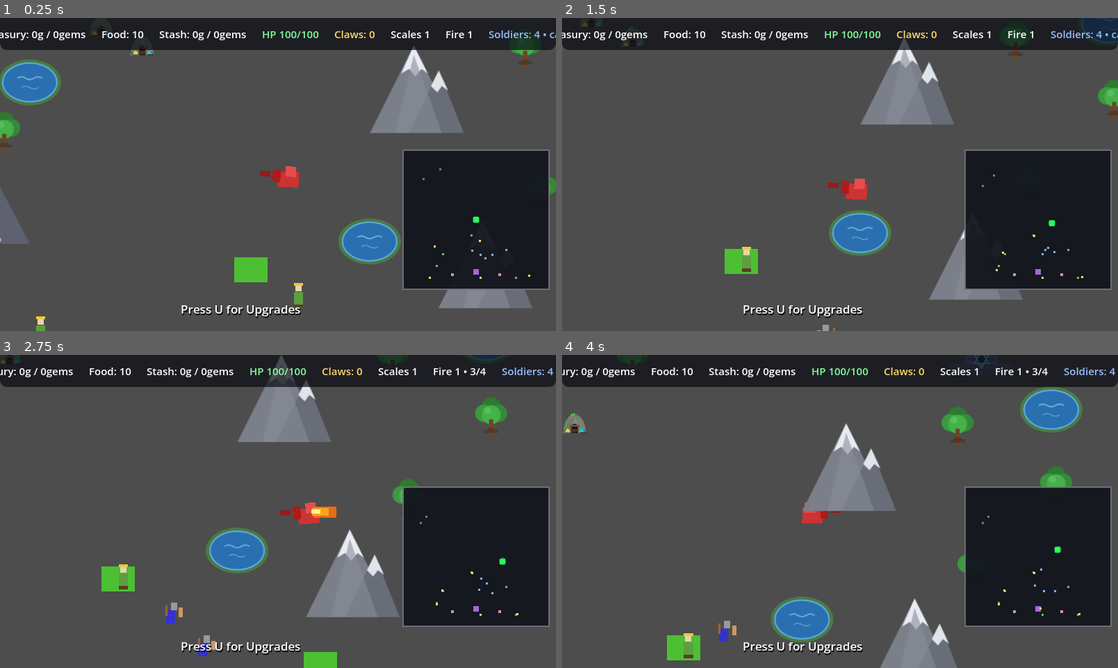
Above: before the commit, frames 1-4 (two rows, left to right).
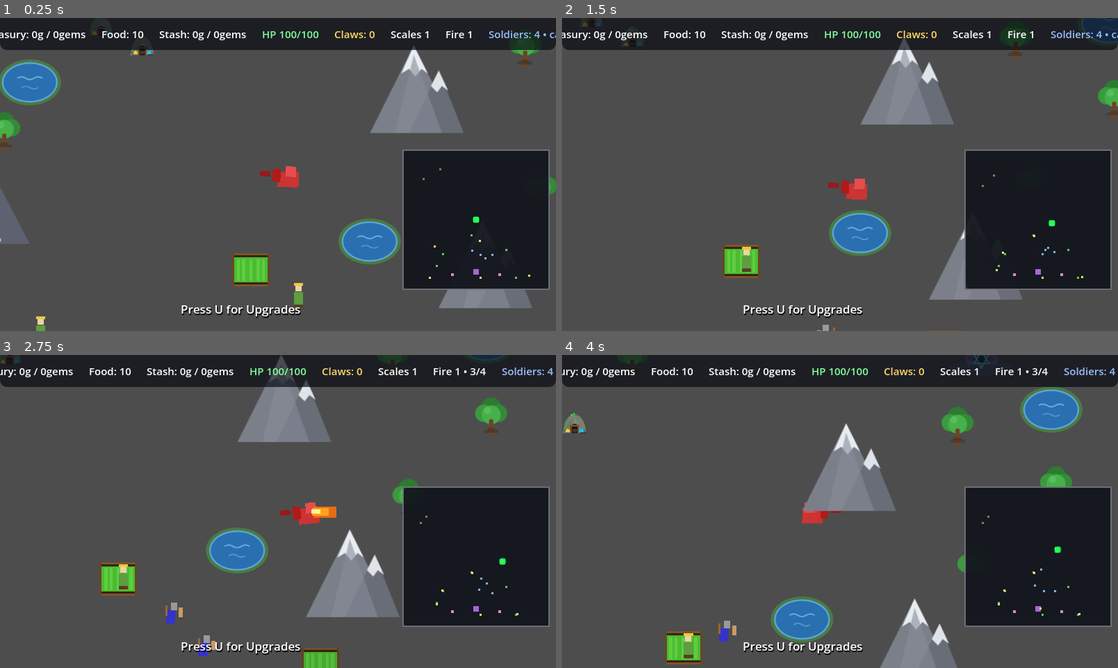
Above: after the commit, the same moments.

Repository: hyperdrive/dragonheart
Game: Godot game, scene res://scenes/main/Main.tscn
The game is run twice, just before and just after one commit, with the same random seed, the same clock (stepped at 60 frames per second) and the same inputs.
Inputs:
- Up to frame 1 (0.25 s): no input
- Up to frame 2 (1.5 s): tap U at 0.5, 1.25 s; hold D (move_right) 0.53-1.28 s; hold E (eat) 0.53-1.28 s; hold S (move_down) from 1.28 s (still down); tap E (eat) at 1.35 s
- Up to frame 3 (2.75 s): tap U at 2 s; release S (move_down) at 2.03 s; hold D (move_right) from 2.03 s (still down); hold E (eat) from 2.03 s (still down); tap Space (fire) at 2.1 s
- Up to frame 4 (4 s): tap U at 2.75, 3.5 s; release D (move_right) at 2.78 s; release E (eat) at 2.78 s; hold W (move_up) 2.78-3.53 s; tap 1 at 2.85 s; tap E (eat) at 3.05 s; hold A (move_left) from 3.53 s (still down); hold E (eat) from 3.53 s (still down); tap 2 at 3.6 s

The runs differ from the first frame. In frame 1, 0.2% of the frame differs, in the area x 41-49%, y 75-86%; in frame 2, 0.2%; in frame 3, 0.4%, in the area x 17-61%, y 66-100%; in frame 4, 0.2%.

Commit message:
Farm + animal visuals: pig/cow SVG art, layered furrow fields
User spec: make the farms look better; pigs look like pigs, cows look
like cows (they were letter-P/C 1-bit blobs on a 32px canvas).

Pig art (assets/pig.svg, 48px canvas): pink body with shaded belly,
curly tail, four legs with hooves, ears, snout with nostrils, eye.
Cow art (assets/cow.svg): white body with brown patches, horns, ears,
pink muzzle with nostrils, udder with teats, swishing tail, dark
hooves. Pen scenes reference the SVGs at resize scales (pig 0.75,
cow 0.8 — keeps pigs reading slightly smaller than cows); the
AnimalPen slot pool already copies template texture/scale so
respawned animals get the real art with no script change.

Fields (Field.tscn rewritten + Field.gd): layered stack — dark soil
plot base, pen-family fence rails/posts, and plowed furrow strips:
CropRows (lighter green) when GROWN, StubbleRows (tan) when burnt.
The old single flat green ColorRect is kept as 'Crops' (the color-flip
node the burn/regrow paths named). All three state transitions (burn(),
gold regrow(), RegrowTimer timeout) funnel through one
_apply_state_visuals() that sets base color AND row visibility, with
get_node_or_null overlays so overlay-less field variants still boot.
Per-field random modulate jitter (0.9-1.1 brightness, warmth) in
_ready() breaks the cloned-plot grid look. Economy semantics
(claim lease, workable(), regrow timings, delivery flows) untouched.

Probe probe_farm_visuals 20/20: both pen templates carry the 48px
SVGs, GROWN shows green rows + green base, burn() flips rows/base and
unworkable(), regrow() and the regrow timeout both restore through the
funnel, the slot pool copies the SVG. 14400-frame regression: 0
script errors, field burns and pen refills flowing.

Docs: decision record 2026-11-09-farm-animal-visuals.md; GAME-SPEC
pen/field visual subsections, tuning rows, record index.

Diff:
--- a/assets/cow.svg
+++ b/assets/cow.svg
@@ -1,14 +1,36 @@
 <?xml version="1.0" encoding="UTF-8"?>
-<svg xmlns="http://www.w3.org/2000/svg" width="32" height="32" viewBox="0 0 32 32">
-  <ellipse cx="16" cy="20" rx="12" ry="8" fill="#8B4513"/>
-  <ellipse cx="8" cy="16" rx="6" ry="5" fill="#8B4513"/>
-  <ellipse cx="24" cy="16" rx="6" ry="5" fill="#8B4513"/>
-  <rect x="6" y="10" width="4" height="6" fill="#FFFFFF"/>
-  <rect x="22" y="10" width="4" height="6" fill="#FFFFFF"/>
-  <circle cx="8" cy="12" r="1" fill="#000000"/>
-  <circle cx="24" cy="12" r="1" fill="#000000"/>
-  <rect x="14" y="24" width="4" height="4" fill="#8B4513"/>
-  <rect x="10" y="22" width="3" height="4" fill="#8B4513"/>
-  <rect x="19" y="22" width="3" height="4" fill="#8B4513"/>
-  <text x="16" y="19" font-family="Arial" font-size="8" fill="#FFFFFF" text-anchor="middle">C</text>
+<svg xmlns="http://www.w3.org/2000/svg" width="48" height="48" viewBox="0 0 48 48">
+  <!-- swishing tail -->
+  <path d="M9 21 q-7 2 -6.5 9" fill="none" stroke="#EDE7DC" stroke-width="2.4" stroke-linecap="round"/>
+  <circle cx="2.8" cy="31" r="1.6" fill="#6B4A2F"/>
+  <!-- legs (behind body) with dark hooves -->
+  <rect x="12" y="32" width="5" height="10.5" rx="2.2" fill="#E7DFD2"/>
+  <rect x="20" y="34.5" width="5" height="10.5" rx="2.2" fill="#E7DFD2"/>
+  <rect x="29" y="34.5" width="5" height="10.5" rx="2.2" fill="#E7DFD2"/>
+  <rect x="36.5" y="32" width="5" height="10.5" rx="2.2" fill="#E7DFD2"/>
+  <rect x="12" y="40" width="5" height="3" rx="1.2" fill="#4A3623"/>
+  <rect x="20" y="42.5" width="5" height="3" rx="1.2" fill="#4A3623"/>
+  <rect x="29" y="42.5" width="5" height="3" rx="1.2" fill="#4A3623"/>
+  <rect x="36.5" y="40" width="5" height="3" rx="1.2" fill="#4A3623"/>
+  <!-- udder with teats -->
+  <path d="M27 33 q4 5.5 8.5 3 q1 -0.6 1.5 -3 z" fill="#F3C3C9"/>
+  <path d="M30.5 36.8 h1 M33.3 35.6 h1" stroke="#D8939E" stroke-width="1.4" stroke-linecap="round"/>
+  <!-- body + brown patches -->
+  <ellipse cx="24" cy="24.5" rx="16.5" ry="10.5" fill="#F5F0E6"/>
+  <path d="M14 17 q6 -3.5 9.5 1.5 q2.5 4 -2.5 6.5 q-6 2.5 -8 -2 q-1 -3.5 1 -6 z" fill="#7A4E2B"/>
+  <ellipse cx="31.5" cy="30.5" rx="5.5" ry="4" fill="#8A5A33"/>
+  <!-- head -->
+  <circle cx="36.5" cy="21" r="8.3" fill="#F5F0E6"/>
+  <!-- horns -->
+  <path d="M30.5 14.5 q1 -4.5 5 -4 q1.5 0.3 2 1.6 q-3.5 0.4 -4.8 4 z" fill="#D9CCA8"/>
+  <path d="M43.5 14.2 q3.8 -2.6 4.4 1.8 q-1.6 1.2 -3.6 1.2 z" fill="#D9CCA8"/>
+  <!-- ears -->
+  <path d="M28.5 18.5 l1.6 5 l4.6 -2.8 z" fill="#DDD3C4"/>
+  <!-- muzzle -->
+  <rect x="39.5" y="22.5" width="7" height="6" rx="2.8" fill="#F0BBBE"/>
+  <circle cx="41.8" cy="25.4" r="0.9" fill="#8C5A62"/>
+  <circle cx="44.4" cy="25.4" r="0.9" fill="#8C5A62"/>
+  <!-- eye + forehead patch glint -->
+  <circle cx="34" cy="18.2" r="1.2" fill="#2E2318"/>
+  <ellipse cx="39" cy="16.5" rx="3.4" ry="2.2" fill="#7A4E2B" opacity="0.9"/>
 </svg>
--- a/assets/pig.svg
+++ b/assets/pig.svg
@@ -1,15 +1,29 @@
 <?xml version="1.0" encoding="UTF-8"?>
-<svg xmlns="http://www.w3.org/2000/svg" width="32" height="32" viewBox="0 0 32 32">
-  <ellipse cx="16" cy="20" rx="10" ry="7" fill="#FFB6C1"/>
-  <ellipse cx="8" cy="16" rx="5" ry="4" fill="#FFB6C1"/>
-  <ellipse cx="24" cy="16" rx="5" ry="4" fill="#FFB6C1"/>
-  <circle cx="8" cy="13" r="1" fill="#000000"/>
-  <circle cx="24" cy="13" r="1" fill="#000000"/>
-  <ellipse cx="16" cy="11" rx="3" ry="2" fill="#FF69B4"/>
-  <ellipse cx="14" cy="10" rx="1.5" ry="1" fill="#FFC0CB"/>
-  <ellipse cx="18" cy="10" rx="1.5" ry="1" fill="#FFC0CB"/>
-  <rect x="14" y="23" width="3" height="3" fill="#FFB6C1"/>
-  <rect x="11" y="21" width="2" height="3" fill="#FFB6C1"/>
-  <rect x="19" y="21" width="2" height="3" fill="#FFB6C1"/>
-  <text x="16" y="18" font-family="Arial" font-size="8" fill="#000000" text-anchor="middle">P</text>
+<svg xmlns="http://www.w3.org/2000/svg" width="48" height="48" viewBox="0 0 48 48">
+  <!-- curly tail -->
+  <path d="M9.5 27 q-6.5 -1 -5 -6 q1.2 -4 5 -2.8 q2.8 1 0.8 3.2"
+        fill="none" stroke="#E58AA5" stroke-width="2.2" stroke-linecap="round"/>
+  <!-- hind/front legs (behind body) -->
+  <rect x="11.5" y="33" width="4.6" height="9" rx="2.2" fill="#EE9DB5"/>
+  <rect x="19.5" y="35" width="4.6" height="9" rx="2.2" fill="#EE9DB5"/>
+  <rect x="29.5" y="35" width="4.6" height="9" rx="2.2" fill="#EE9DB5"/>
+  <rect x="36.5" y="33" width="4.6" height="9" rx="2.2" fill="#EE9DB5"/>
+  <!-- hooves -->
+  <path d="M11.5 40.5 h4.6 M19.5 42.5 h4.6 M29.5 42.5 h4.6 M36.5 40.5 h4.6"
+        stroke="#9C5468" stroke-width="1.8" stroke-linecap="round"/>
+  <!-- body + shaded belly -->
+  <ellipse cx="24" cy="25.5" rx="15" ry="10.2" fill="#F2A0BB"/>
+  <ellipse cx="23" cy="29.5" rx="11.5" ry="5.6" fill="#F7BED0"/>
+  <!-- head -->
+  <circle cx="35.5" cy="22.5" r="8" fill="#F2A0BB"/>
+  <!-- ear picks facing the muzzle line -->
+  <path d="M29.5 16.5 l1.2 6 l5.4 -2.2 z" fill="#DE8AA4"/>
+  <path d="M40.5 13.8 l2.8 6.2 l-6 -0.6 z" fill="#DE8AA4"/>
+  <!-- snout -->
+  <rect x="39.5" y="20.8" width="6.6" height="5.8" rx="2.4" fill="#F08CB2"/>
+  <circle cx="41.8" cy="23.6" r="0.9" fill="#8C4A63"/>
+  <circle cx="44.1" cy="23.6" r="0.9" fill="#8C4A63"/>
+  <!-- eye + forehead glint -->
+  <circle cx="33" cy="19.4" r="1.2" fill="#3A1A25"/>
+  <circle cx="29.5" cy="22" r="1" fill="#F9D3E0" opacity="0.85"/>
 </svg>
--- a/scenes/props/CowPen.tscn
+++ b/scenes/props/CowPen.tscn
@@ -1,6 +1,6 @@
 [gd_scene load_steps=4 format=3 uid="uid://k3s8j1m7b5v2"]
 
-[ext_resource type="Texture2D" path="res://assets/cow.png" id="1_cow_tex"]
+[ext_resource type="Texture2D" path="res://assets/cow.svg" id="1_cow_tex"]
 [ext_resource type="Script" path="res://scripts/props/AnimalPen.gd" id="2_pen_script"]
 
 [node name="CowPen" type="Node2D" groups=["cow_pens"]]
@@ -42,10 +42,10 @@
 
 [node name="Cow1" type="Sprite2D" parent="."]
 position = Vector2(-26, 6)
-scale = Vector2(1.2, 1.2)
+scale = Vector2(0.8, 0.8)
 texture = ExtResource("1_cow_tex")
 
 [node name="Cow2" type="Sprite2D" parent="."]
 position = Vector2(24, -10)
-scale = Vector2(1.2, 1.2)
+scale = Vector2(0.8, 0.8)
 texture = ExtResource("1_cow_tex")
--- a/scenes/props/PigPen.tscn
+++ b/scenes/props/PigPen.tscn
@@ -1,6 +1,6 @@
 [gd_scene load_steps=4 format=3 uid="uid://p9w2d5r8f1k4"]
 
-[ext_resource type="Texture2D" path="res://assets/pig.png" id="1_pig_tex"]
+[ext_resource type="Texture2D" path="res://assets/pig.svg" id="1_pig_tex"]
 [ext_resource type="Script" path="res://scripts/props/AnimalPen.gd" id="2_pen_script"]
 
 [node name="PigPen" type="Node2D" groups=["pig_pens"]]
@@ -42,15 +42,15 @@
 
 [node name="Pig1" type="Sprite2D" parent="."]
 position = Vector2(-30, 8)
-scale = Vector2(1.1, 1.1)
+scale = Vector2(0.75, 0.75)
 texture = ExtResource("1_pig_tex")
 
 [node name="Pig2" type="Sprite2D" parent="."]
 position = Vector2(18, -12)
-scale = Vector2(1.1, 1.1)
+scale = Vector2(0.75, 0.75)
 texture = ExtResource("1_pig_tex")
 
 [node name="Pig3" type="Sprite2D" parent="."]
 position = Vector2(40, 14)
-scale = Vector2(1.1, 1.1)
+scale = Vector2(0.75, 0.75)
 texture = ExtResource("1_pig_tex")
--- a/scenes/systems/Field.tscn
+++ b/scenes/systems/Field.tscn
@@ -10,12 +10,126 @@
 z_index = -1
 script = ExtResource("1_field_script")
 
+[node name="Soil" type="ColorRect" parent="."]
+offset_left = -36.0
+offset_top = -28.0
+offset_right = 36.0
+offset_bottom = 28.0
+color = Color(0.23, 0.14, 0.07, 1)
+
 [node name="Crops" type="ColorRect" parent="."]
 offset_left = -32.0
 offset_top = -24.0
 offset_right = 32.0
 offset_bottom = 24.0
-color = Color(0.3, 0.75, 0.2, 1)
+color = Color(0.28, 0.68, 0.18, 1)
+
+[node name="CropRows" type="Node2D" parent="."]
+
+[node name="Row1" type="ColorRect" parent="CropRows"]
+offset_left = -27.0
+offset_top = -21.0
+offset_right = -21.0
+offset_bottom = 21.0
+color = Color(0.38, 0.82, 0.26, 1)
+
+[node name="Row2" type="ColorRect" parent="CropRows"]
+offset_left = -17.0
+offset_top = -21.0
+offset_right = -11.0
+offset_bottom = 21.0
+color = Color(0.38, 0.82, 0.26, 1)
+
+[node name="Row3" type="ColorRect" parent="CropRows"]
+offset_left = -3.0
+offset_top = -21.0
+offset_right = 3.0
+offset_bottom = 21.0
+color = Color(0.38, 0.82, 0.26, 1)
+
+[node name="Row4" type="ColorRect" parent="CropRows"]
+offset_left = 11.0
+offset_top = -21.0
+offset_right = 17.0
+offset_bottom = 21.0
+color = Color(0.38, 0.82, 0.26, 1)
+
+[node name="Row5" type="ColorRect" parent="CropRows"]
+offset_left = 21.0
+offset_top = -21.0
+offset_right = 27.0
+offset_bottom = 21.0
+color = Color(0.38, 0.82, 0.26, 1)
+
+[node name="StubbleRows" type="Node2D" parent="."]
+visible = false
+
+[node name="Row1" type="ColorRect" parent="StubbleRows"]
+offset_left = -27.0
+offset_top = -21.0
+offset_right = -21.0
+offset_bottom = 21.0
+color = Color(0.5, 0.4, 0.22, 1)
+
+[node name="Row2" type="ColorRect" parent="StubbleRows"]
+offset_left = -17.0
+offset_top = -21.0
+offset_right = -11.0
+offset_bottom = 21.0
+color = Color(0.5, 0.4, 0.22, 1)
+
+[node name="Row3" type="ColorRect" parent="StubbleRows"]
+offset_left = -3.0
+offset_top = -21.0
+offset_right = 3.0
+offset_bottom = 21.0
+color = Color(0.5, 0.4, 0.22, 1)
+
+[node name="Row4" type="ColorRect" parent="StubbleRows"]
+offset_left = 11.0
+offset_top = -21.0
+offset_right = 17.0
+offset_bottom = 21.0
+color = Color(0.5, 0.4, 0.22, 1)
+
+[node name="Row5" type="ColorRect" parent="StubbleRows"]
+offset_left = 21.0
+offset_top = -21.0
+offset_right = 27.0
+offset_bottom = 21.0
+color = Color(0.5, 0.4, 0.22, 1)
+
+[node name="FenceBack" type="ColorRect" parent="."]
+offset_left = -36.0
+offset_top = -32.0
+offset_right = 36.0
+offset_bottom = -28.0
+z_index = 1
+color = Color(0.5, 0.34, 0.18, 1)
+
+[node name="FenceFront" type="ColorRect" parent="."]
+offset_left = -36.0
+offset_top = 28.0
+offset_right = 36.0
+offset_bottom = 32.0
+z_index = 2
+color = Color(0.5, 0.34, 0.18, 1)
+
+[node name="Posts" type="ColorRect" parent="."]
+offset_left = -36.0
+offset_top = -32.0
+offset_right = -32.0
+offset_bottom = 32.0
+z_index = 2
+color = Color(0.42, 0.28, 0.15, 1)
+
+[node name="Posts2" type="ColorRect" parent="."]
+offset_left = 32.0
+offset_top = -32.0
+offset_right = 36.0
+offset_bottom = 32.0
+z_index = 2
+color = Color(0.42, 0.28, 0.15, 1)
 
 [node name="CollisionShape2D" type="CollisionShape2D" parent="."]
 shape = SubResource("1_field_shape")
--- a/scripts/systems/Field.gd
+++ b/scripts/systems/Field.gd
@@ -24,12 +24,36 @@
 @onready var crops_visual: ColorRect = $Crops
 @onready var regrow_timer: Timer = $RegrowTimer
 
+## Layered farm visuals (2026-11-09): the Crops rect is the color-flip base,
+## the row overlays read as plowed furrows — green strips when GROWN, tan
+## stubble strips when burnt. Optional nodes (get_node_or_null) so older
+## field variants without overlays still work.
+@onready var crop_rows: Node2D = get_node_or_null("CropRows")
+@onready var stubble_rows: Node2D = get_node_or_null("StubbleRows")
+
 const COLOR_GROWN := Color(0.3, 0.75, 0.2, 1.0)
 const COLOR_STUBBLE := Color(0.45, 0.33, 0.2, 1.0)
 
 func _ready() -> void:
 	add_to_group("fields")
+	_apply_state_visuals()
 	regrow_timer.timeout.connect(_on_regrow_timeout)
+	# Per-field tint variation (2026-11-09): identical plots look cloned;
+	# a small brightness/hue jitter breaks the grid pattern.
+	var tint := randf_range(0.9, 1.1)
+	var warmth := randf_range(-0.04, 0.04)
+	modulate = Color(tint, tint + warmth, tint - warmth * 0.5, 1.0)
+
+## Single source of truth for the whole visual state machine — burn(),
+## regrow() and the regrow timeout all funnel through here so the base
+## color and the furrow rows can never disagree.
+func _apply_state_visuals() -> void:
+	var grown := state == FieldState.GROWN
+	crops_visual.color = COLOR_GROWN if grown else COLOR_STUBBLE
+	if crop_rows != null:
+		crop_rows.visible = grown
+	if stubble_rows != null:
+		stubble_rows.visible = not grown
 
 ## Dragon fire entry point: the Dragon's breath-cone scan calls burn() on
 ## this node (see Dragon._ignite_flammables). Burning is instant: crops
@@ -39,7 +63,7 @@
 	if state != FieldState.GROWN:
 		return
 	state = FieldState.STUBBLE
-	crops_visual.color = COLOR_STUBBLE
+	_apply_state_visuals()
 	regrow_timer.start(regrow_time)
 	print("Field burnt at ", global_position)
 	field_burnt.emit(self)
@@ -50,7 +74,7 @@
 	if state != FieldState.STUBBLE:
 		return
 	state = FieldState.GROWN
-	crops_visual.color = COLOR_GROWN
+	_apply_state_visuals()
 	regrow_timer.stop()
 	field_ready.emit(self)
 	print("Field regrown (sown by city gold) at ", global_position)
@@ -83,6 +107,6 @@
 
 func _on_regrow_timeout() -> void:
 	state = FieldState.GROWN
-	crops_visual.color = COLOR_GROWN
+	_apply_state_visuals()
 	field_ready.emit(self)
 	print("Field regrown at ", global_position)
Not shown, changed: docs/GAME-SPEC.md
Not shown, added: docs/decisions/2026-11-09-farm-animal-visuals.md
